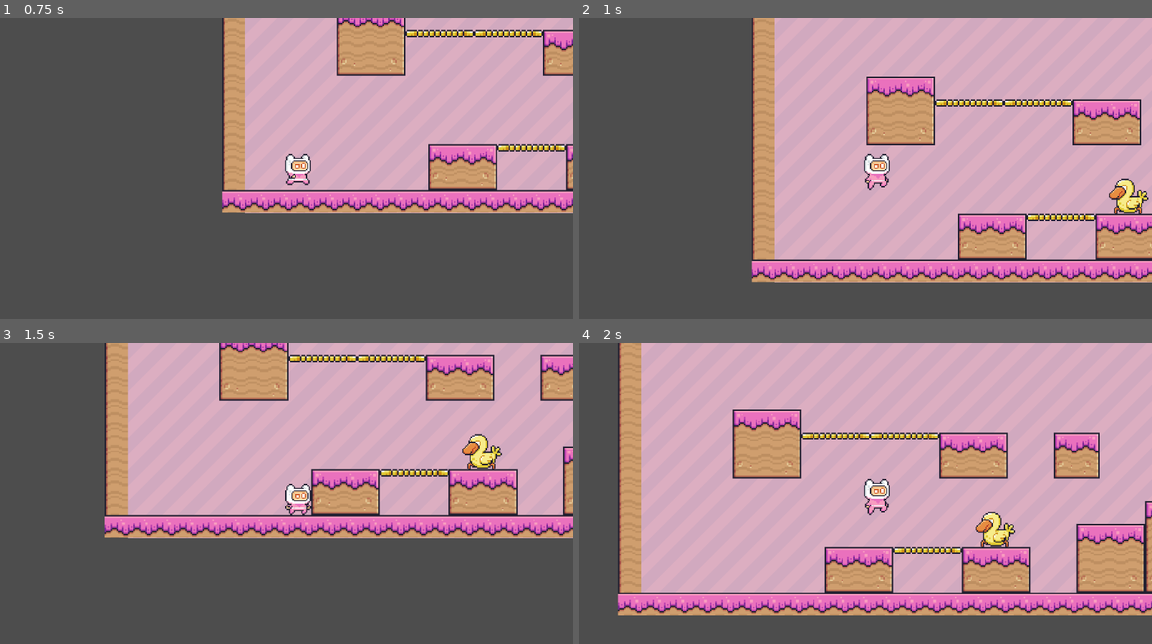
Above: before the commit, frames 1-4 (two rows, left to right).
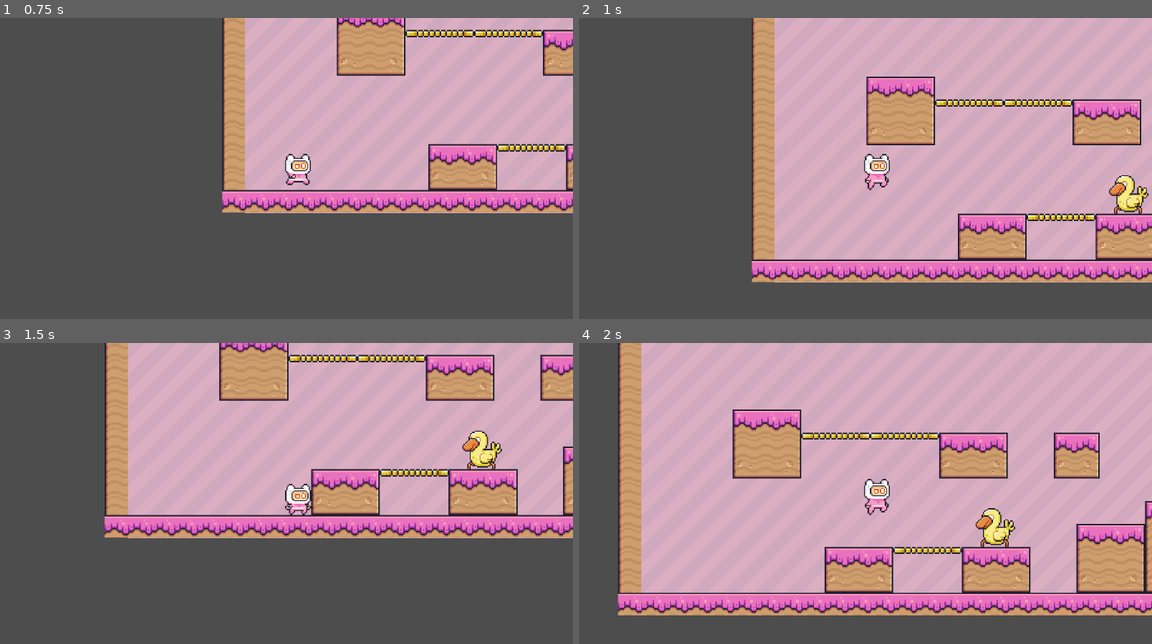
Above: after the commit, the same moments.

Repository: quindipc/pixel-adventure
Game: Godot game, scene res://main.tscn
The game is run twice, just before and just after one commit, with the same random seed, the same clock (stepped at 60 frames per second) and the same inputs.
Inputs:
- Up to frame 1 (0.75 s): tap Enter (ui_accept) at 0.5, 0.6 s; hold Right (right) from 0.53 s (still down)
- Up to frame 2 (1 s): keep holding Right (right); tap Space (jump) at 0.77, 0.8 s
- Up to frame 3 (1.5 s): keep holding Right (right); tap Space (jump) at 1.07, 1.35 s
- Up to frame 4 (2 s): keep holding Right (right); tap Space (jump) at 1.52, 1.82 s; tap Enter (ui_accept) at 1.55 s

Frame 1 is identical in both runs. In frame 2, 0.4% of the frame differs, in the area x 92-100%, y 52-65%; in frame 3, 0.4%, in the area x 80-88%, y 28-42%; in frame 4, 0.4%.

Commit message:
edit player and enemy

Diff:
--- a/scenes/enemy.gd
+++ b/scenes/enemy.gd
@@ -1,16 +1,33 @@
 extends CharacterBody2D
+
 
 const SPEED = 300.0
 const JUMP_VELOCITY = -400.0
 @onready var sprite_2d = $Sprite2D
 
-var enemyVelocity = Vector2()  # Renamed local velocity variable to avoid conflict
+# Get the gravity from the project settings to be synced with RigidBody nodes.
 var gravity = ProjectSettings.get_setting("physics/2d/default_gravity")
-var direction = 1
+
 
 func _physics_process(delta):
-#Animations
-	if (velocity.x > 1 || velocity.x < -1):
-		sprite_2d.animation = "run"
-	else:
-		sprite_2d.animation = "idle"
+
+		#Animations
+	if is_on_floor_only():
+		sprite_2d.animation = "idle_enemy"
+	#else:
+		#sprite_2d.animation = "idle_enemy"
+
+
+	## Handle jump.
+	#if Input.is_action_just_pressed("ui_accept") and is_on_floor():
+		#velocity.y = JUMP_VELOCITY
+#
+	## Get the input direction and handle the movement/deceleration.
+	## As good practice, you should replace UI actions with custom gameplay actions.
+	#var direction = Input.get_axis("ui_left", "ui_right")
+	#if direction:
+		#velocity.x = direction * SPEED
+	#else:
+		#velocity.x = move_toward(velocity.x, 0, SPEED)
+
+	#move_and_slide()
--- a/scenes/enemy.tscn
+++ b/scenes/enemy.tscn
@@ -68,8 +68,8 @@
 "duration": 1.0,
 "texture": SubResource("AtlasTexture_et81a")
 }],
-"loop": true,
-"name": &"idle",
+"loop": false,
+"name": &"idle_enemy",
 "speed": 16.0
 }]
 
@@ -85,8 +85,10 @@
 position = Vector2(82, 148)
 scale = Vector2(2.5, 2.5)
 sprite_frames = SubResource("SpriteFrames_fv6ei")
-animation = &"idle"
-frame_progress = 0.0242817
+animation = &"idle_enemy"
+autoplay = "idle_enemy"
+frame = 7
+frame_progress = 0.17261
 
 [node name="CollisionShape2D" type="CollisionShape2D" parent="."]
 position = Vector2(80.5, 151)
--- a/scenes/player.tscn
+++ b/scenes/player.tscn
@@ -196,7 +196,7 @@
 }],
 "loop": true,
 "name": &"double_jump",
-"speed": 20.0
+"speed": 10.0
 }, {
 "frames": [{
 "duration": 1.0,
@@ -353,8 +353,9 @@
 position = Vector2(52, 556)
 scale = Vector2(2.5, 2.5)
 sprite_frames = SubResource("SpriteFrames_fhf2f")
-animation = &"double_jump"
+animation = &"run"
 autoplay = "idle"
+frame_progress = 0.934842
 
 [node name="CollisionShape2D" type="CollisionShape2D" parent="."]
 position = Vector2(53.5, 559.5)
Binary file added: assets/Melon.png
